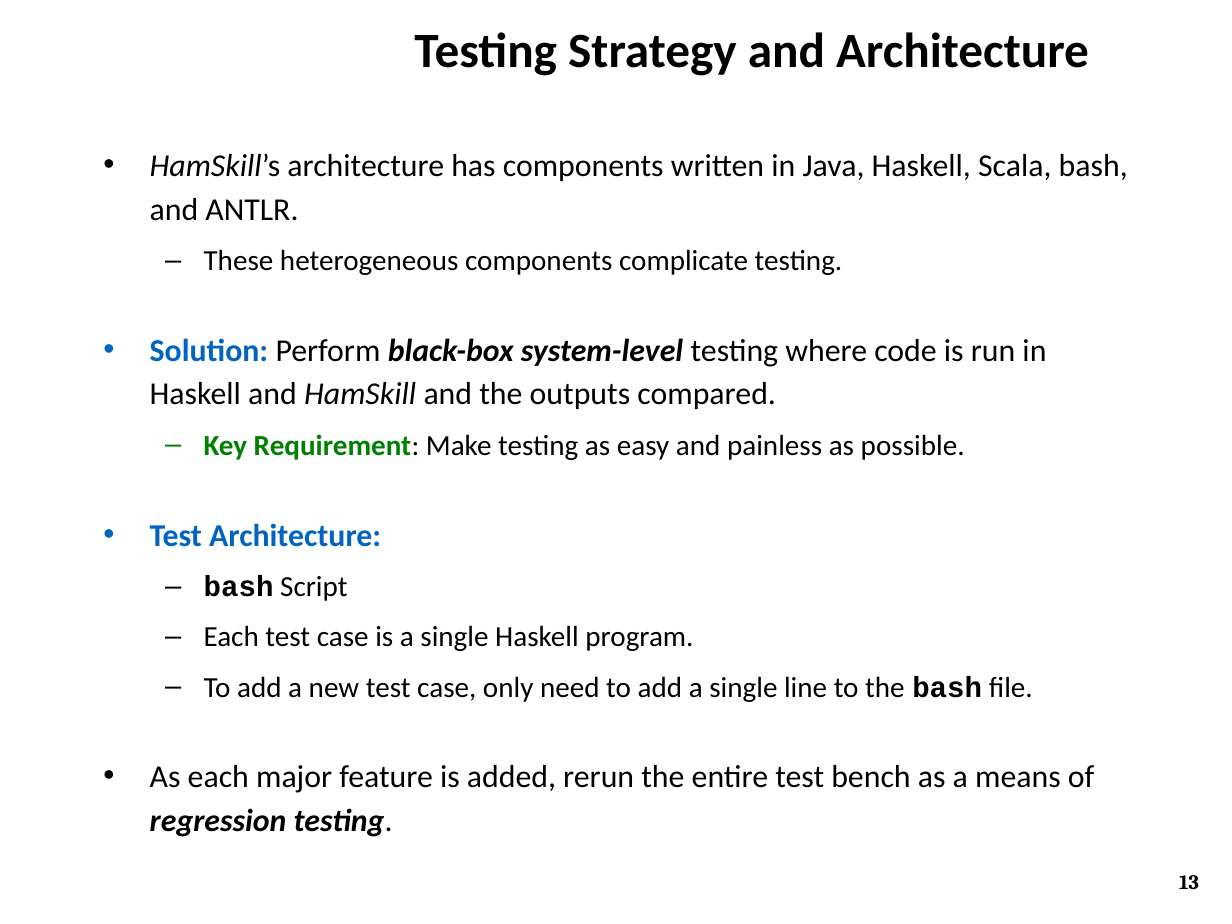
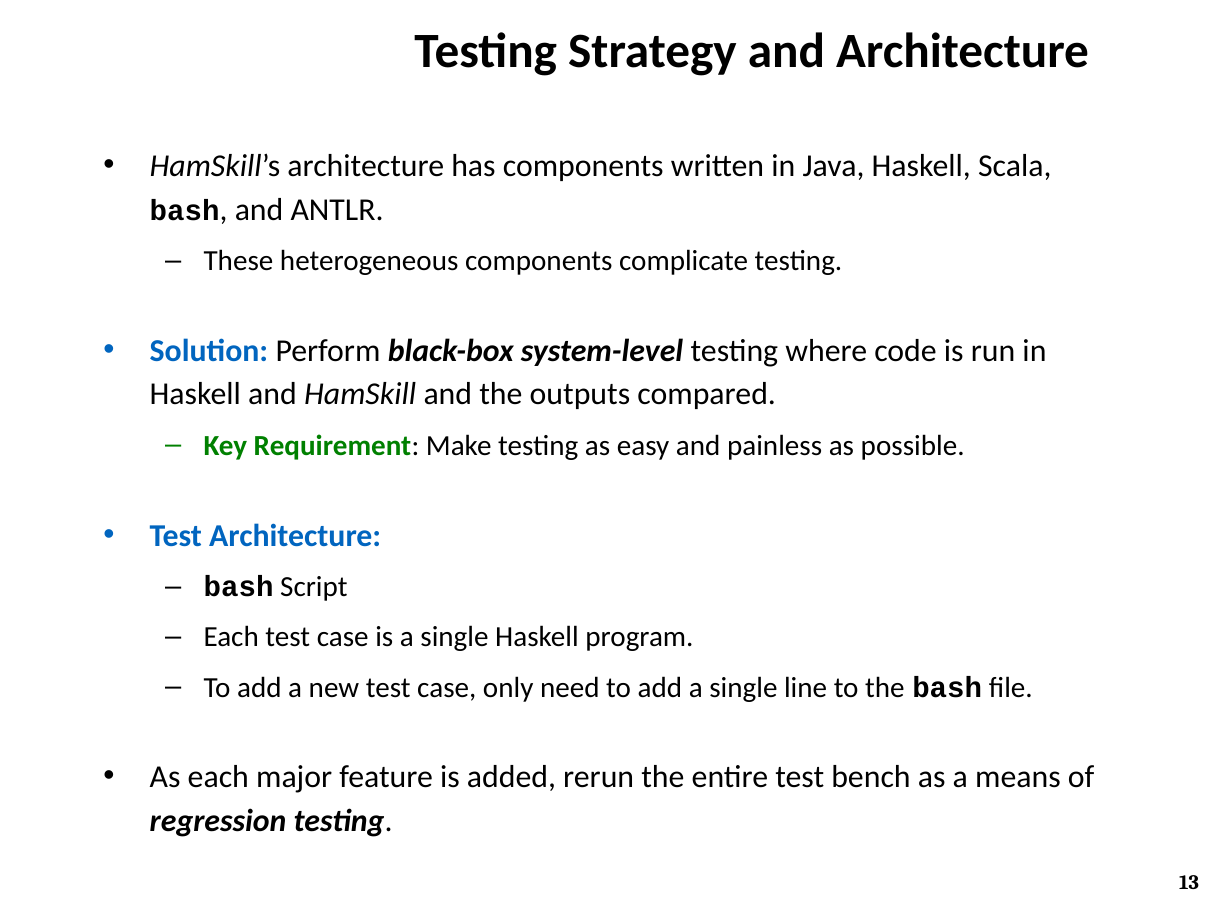
Before and after one commit to ZaydH/CS252, a slide deck: slide 13 of Project/Project_Presentation/Zayd_Hammoudeh_-_HamSkill_Run_Haskell_Anywhere.pptx. Drawn at 1232x924 pixels with LibreOffice and Linux fonts; fonts in the diff are those of the drawing; background and template pictures are left out. Boxes give left, top, right and bottom in pixels: in the first picture for what was removed or moved away, otherwise in the second. Text is boxed around its words. In the diff, an @@ line names an element or a change of style, - is before the commit and + after.

```diff
--- a/Project/Project_Presentation/Zayd_Hammoudeh_-_HamSkill_Run_Haskell_Anywhere.pptx
+++ b/Project/Project_Presentation/Zayd_Hammoudeh_-_HamSkill_Run_Haskell_Anywhere.pptx
@@ text at [150,153,1051,221]: size 18.6 to 17.1 pt, font Calibri to Courier New, bold on in "bash," @@
```
Also in this commit, not shown: 5 other slides changed.
